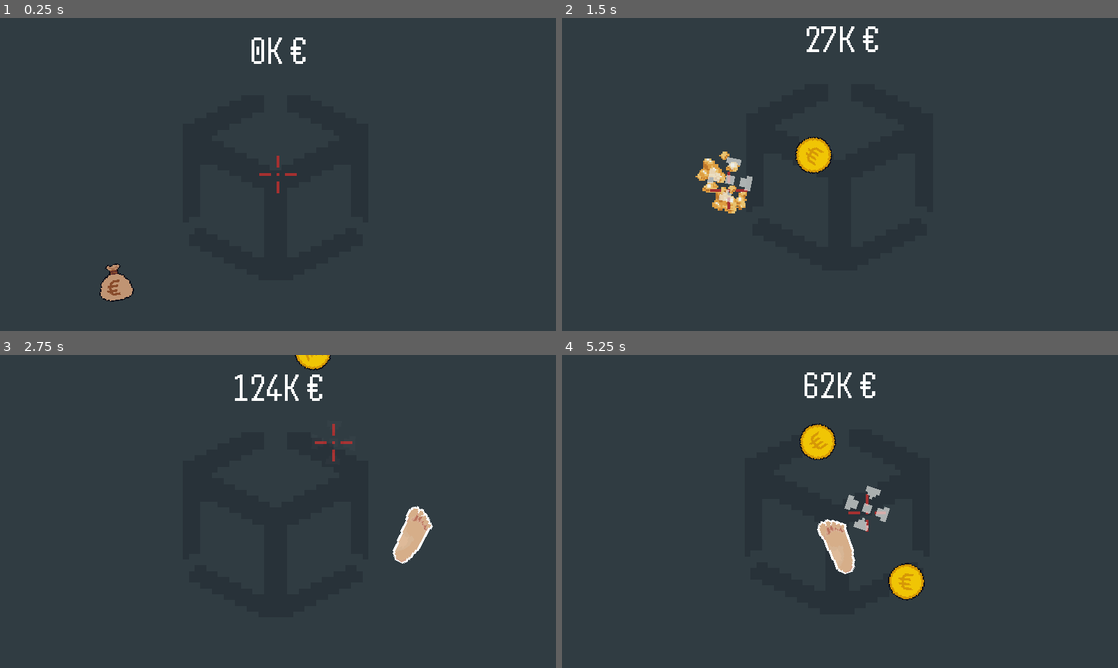
Above: before the commit, frames 1-4 (two rows, left to right).
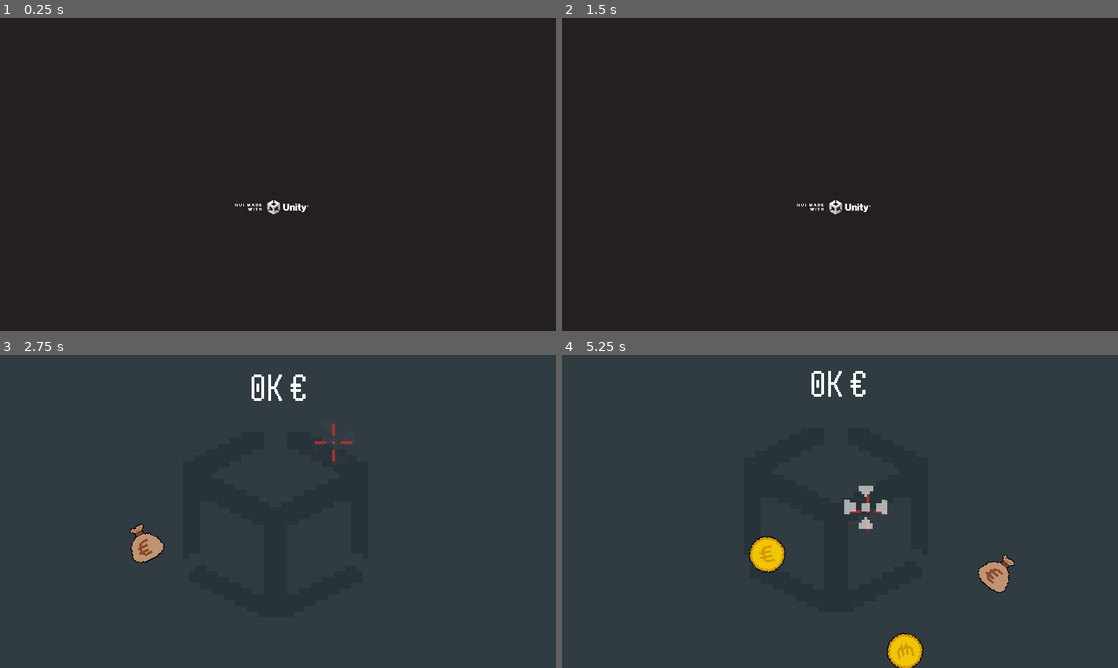
Above: after the commit, the same moments.

Repository: timoschwarzer/unity-footgun
Game: Godot game, scene res://Stage.tscn
Same seed, same stepped clock (60 frames per second), same inputs: the game is played once before the commit and once after it.
Inputs (mouse positions are in pixels of both pictures, inside the frame that each line leads up to):
- Up to frame 1 (0.25 s): no input
- Up to frame 2 (1.5 s): move the mouse to (962, 158) at 0.52 s; click (962, 158) at 0.6 s; move the mouse to (728, 190) at 1.27 s; click (728, 190) at 1.35 s
- Up to frame 3 (2.75 s): move the mouse to (333, 442) at 2.02 s; click (333, 442) at 2.1 s
- Up to frame 4 (5.25 s): move the mouse to (812, 574) at 2.77 s; click (812, 574) at 2.85 s; move the mouse to (1006, 558) at 3.52 s; click (1006, 558) at 3.6 s; move the mouse to (673, 464) at 4.27 s; click (673, 464) at 4.35 s; move the mouse to (867, 511) at 5.02 s; click (867, 511) at 5.1 s

The runs differ from the first frame. In frame 1, 92% of the frame differs, in the area x 0-100%, y 0-100%; in frame 2, 92%; in frame 3, 2.0%; in frame 4, 4.5%.

Commit message:
Add spash screen

Diff:
--- a/GameState.gd
+++ b/GameState.gd
@@ -1,3 +1,3 @@
 extends Node
 
-var active := true
+var active := false
--- a/Stage.gd
+++ b/Stage.gd
@@ -87,7 +87,7 @@
 	var viewport_size = get_viewport_rect().size
 	var instance := FlyingObject.instantiate()
 	instance.global_position = Vector2(randf_range(100, viewport_size.x - 100), viewport_size.y + 50)
-	instance.linear_velocity = Vector2(randf_range(-300, 300), randf_range(-viewport_size.y * 0.8, -viewport_size.y * 1.5))
+	instance.linear_velocity = Vector2(randf_range(-300, 300), randf_range(-viewport_size.y * 0.8, -viewport_size.y * 1.2))
 	instance.angular_velocity = randf_range(-1.5, 1.5)
 	flying_objects_container.add_child(instance)
 
@@ -102,7 +102,7 @@
 	try_again.visible = true
 	highscore_label.text = 'Highscore: %sK €' % make_score_string(highscore)
 	get_tree().create_tween().tween_property(crosshair, 'mouse_pos_snap_pos_ratio', 0.0, 1.0).set_ease(Tween.EASE_OUT).set_trans(Tween.TRANS_EXPO)
-	get_tree().create_tween().tween_property(try_again, 'modulate', Color.WHITE, 1.0)
+	get_tree().create_tween().tween_property(try_again, 'modulate', Color.WHITE, 0.3).set_delay(1.0)
 	animation_player.play('amogus')
 
 func restart_game():
--- a/Stage.tscn
+++ b/Stage.tscn
@@ -1,13 +1,14 @@
-[gd_scene load_steps=15 format=3 uid="uid://bqumu08tqr6e7"]
+[gd_scene load_steps=19 format=3 uid="uid://blmoifdc73hih"]
 
 [ext_resource type="Script" path="res://Stage.gd" id="1_iiwl1"]
-[ext_resource type="PackedScene" uid="uid://bomdio0wj7dkt" path="res://Crosshair.tscn" id="2_ukxpg"]
+[ext_resource type="PackedScene" uid="uid://xjv3xril7xdd" path="res://Crosshair.tscn" id="2_ukxpg"]
 [ext_resource type="FontFile" uid="uid://bgdespvtl5tmn" path="res://assets/Handjet-Regular.ttf" id="3_dq0mj"]
 [ext_resource type="Texture2D" uid="uid://h0m0l2tywyoa" path="res://assets/Button1.png" id="4_umgto"]
 [ext_resource type="Texture2D" uid="uid://evuiymxh5a1j" path="res://assets/Button2.png" id="5_ckp8u"]
 [ext_resource type="Texture2D" uid="uid://dsvm27vin3a7n" path="res://assets/Unity_logo.png" id="5_w80pv"]
 [ext_resource type="Texture2D" uid="uid://cxfgeuh1y2vng" path="res://assets/godotus.png" id="6_5rgjs"]
 [ext_resource type="Script" path="res://Camera.gd" id="6_kjyxc"]
+[ext_resource type="Texture2D" uid="uid://bctp77jcm41ou" path="res://assets/not-made-with-unity-transparent.png" id="9_aw7rj"]
 
 [sub_resource type="Gradient" id="Gradient_x1nli"]
 colors = PackedColorArray(1, 1, 1, 1, 1, 1, 1, 1)
@@ -105,6 +106,81 @@
 "amogus": SubResource("Animation_piuyi")
 }
 
+[sub_resource type="Animation" id="Animation_h2372"]
+resource_name = "initial"
+length = 2.0
+tracks/0/type = "value"
+tracks/0/imported = false
+tracks/0/enabled = true
+tracks/0/path = NodePath("Background:modulate")
+tracks/0/interp = 1
+tracks/0/loop_wrap = true
+tracks/0/keys = {
+"times": PackedFloat32Array(1.5, 1.8),
+"transitions": PackedFloat32Array(1, 1),
+"update": 0,
+"values": [Color(1, 1, 1, 1), Color(1, 1, 1, 0)]
+}
+tracks/1/type = "value"
+tracks/1/imported = false
+tracks/1/enabled = true
+tracks/1/path = NodePath("Background:visible")
+tracks/1/interp = 1
+tracks/1/loop_wrap = true
+tracks/1/keys = {
+"times": PackedFloat32Array(1.8),
+"transitions": PackedFloat32Array(1),
+"update": 1,
+"values": [false]
+}
+tracks/2/type = "method"
+tracks/2/imported = false
+tracks/2/enabled = true
+tracks/2/path = NodePath("..")
+tracks/2/interp = 1
+tracks/2/loop_wrap = true
+tracks/2/keys = {
+"times": PackedFloat32Array(1.8),
+"transitions": PackedFloat32Array(1),
+"values": [{
+"args": [],
+"method": &"restart_game"
+}]
+}
+
+[sub_resource type="Animation" id="Animation_1c2uc"]
+length = 0.001
+tracks/0/type = "value"
+tracks/0/imported = false
+tracks/0/enabled = true
+tracks/0/path = NodePath("Background:modulate")
+tracks/0/interp = 1
+tracks/0/loop_wrap = true
+tracks/0/keys = {
+"times": PackedFloat32Array(0),
+"transitions": PackedFloat32Array(1),
+"update": 0,
+"values": [Color(1, 1, 1, 1)]
+}
+tracks/1/type = "value"
+tracks/1/imported = false
+tracks/1/enabled = true
+tracks/1/path = NodePath("Background:visible")
+tracks/1/interp = 1
+tracks/1/loop_wrap = true
+tracks/1/keys = {
+"times": PackedFloat32Array(0),
+"transitions": PackedFloat32Array(1),
+"update": 1,
+"values": [true]
+}
+
+[sub_resource type="AnimationLibrary" id="AnimationLibrary_resed"]
+_data = {
+"RESET": SubResource("Animation_1c2uc"),
+"initial": SubResource("Animation_h2372")
+}
+
 [node name="Stage" type="Control"]
 layout_mode = 3
 anchors_preset = 15
@@ -237,4 +313,37 @@
 anchor_mode = 0
 script = ExtResource("6_kjyxc")
 
+[node name="CanvasLayer" type="CanvasLayer" parent="."]
+
+[node name="Background" type="TextureRect" parent="CanvasLayer"]
+self_modulate = Color(0.141176, 0.121569, 0.129412, 1)
+anchors_preset = 15
+anchor_right = 1.0
+anchor_bottom = 1.0
+grow_horizontal = 2
+grow_vertical = 2
+mouse_filter = 0
+texture = SubResource("NoiseTexture2D_aw7pj")
+
+[node name="Splash" type="TextureRect" parent="CanvasLayer/Background"]
+layout_mode = 1
+anchors_preset = 8
+anchor_left = 0.5
+anchor_top = 0.5
+anchor_right = 0.5
+anchor_bottom = 0.5
+offset_left = -445.5
+offset_top = -251.5
+offset_right = 445.5
+offset_bottom = 251.5
+grow_horizontal = 2
+grow_vertical = 2
+texture = ExtResource("9_aw7rj")
+
+[node name="AnimationPlayer" type="AnimationPlayer" parent="CanvasLayer"]
+autoplay = "initial"
+libraries = {
+"": SubResource("AnimationLibrary_resed")
+}
+
 [connection signal="pressed" from="UIRoot/TryAgain/VBoxContainer/YesButton" to="." method="_on_yes_button_pressed"]
Not shown: 1 places in Crosshair.tscn that only renumber resources
Not shown: 1 places in CrosshairImprint.tscn that only renumber resources
Not shown: 1 places in FlyingObject.tscn that only renumber resources
Binary file added: assets/not-made-with-unity-transparent.png
Not shown, added: assets/not-made-with-unity-transparent.png.import
Not shown, added: LICENSE
